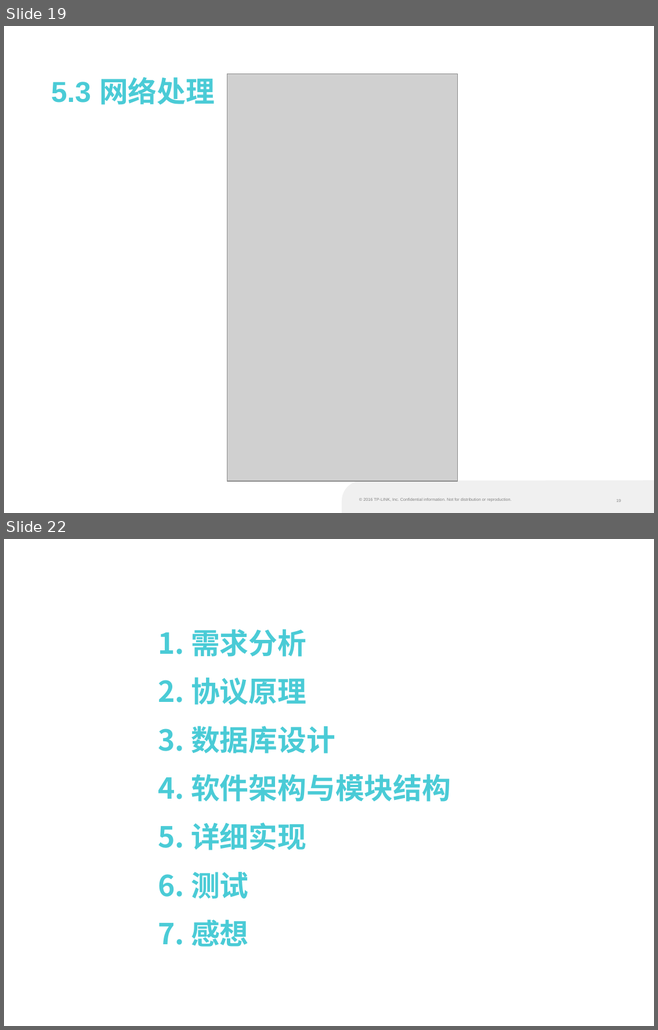
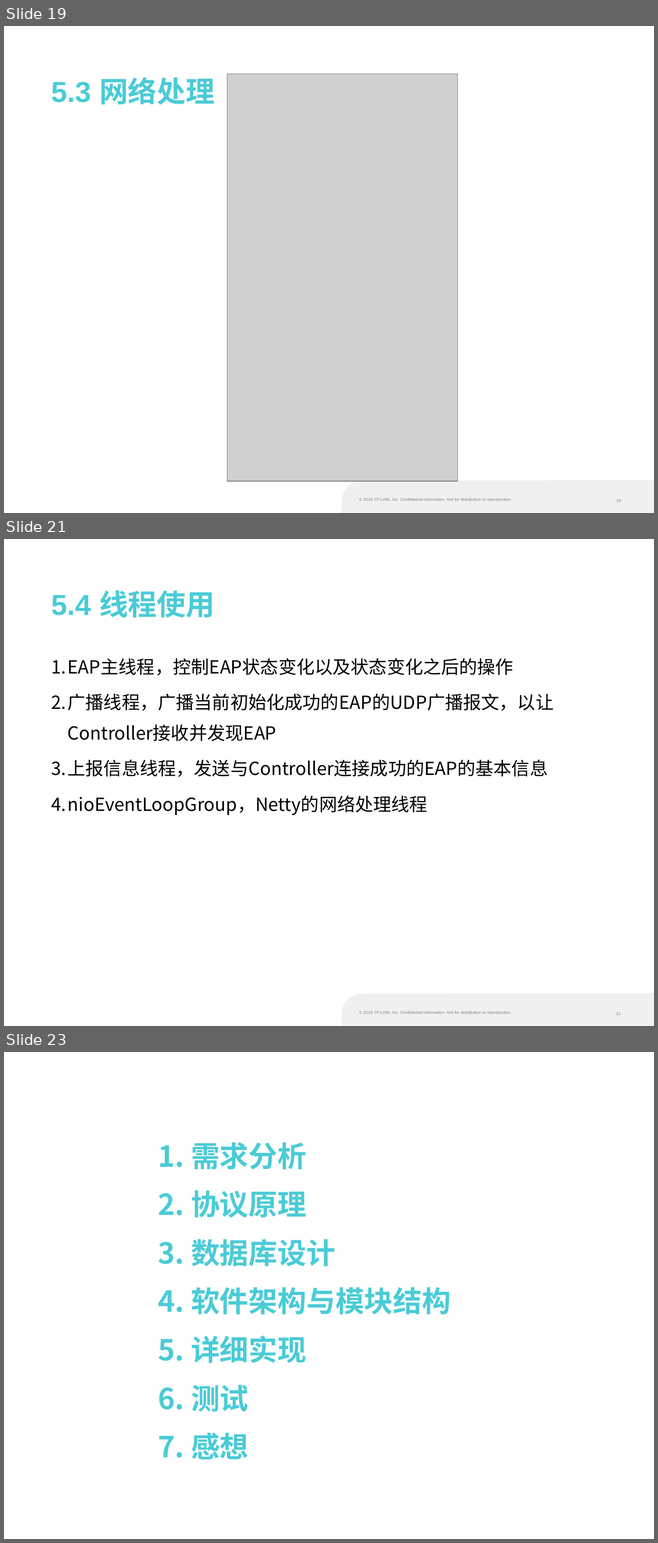
Before and after one commit to liufangri/eapsimulator, a slide deck: docs/W10582孙晓宇.pptx. Shown one above the other, each under a label of ours: slides 19 and 22 before the commit, slides 19, 21 and 23 after it; the slides between them are not shown. The pictures are 658x1030 and 658x1543 pixels, drawn with LibreOffice and Linux fonts; fonts in the diff are those of the drawing; grey boxes stand for pictures; background and template pictures are left out. Boxes give left, top, right and bottom in pixels: in the first picture for what was removed or moved away, otherwise in the second. Text is boxed around its words. In the diff, an @@ line names an element or a change of style, - is before the commit and + after.

```diff
--- a/docs/W10582孙晓宇.pptx
+++ b/docs/W10582孙晓宇.pptx
@@ slide 21 added at <box>4,539,654,1026</box>, background #FFFFFF; not listed: 3 template elements that a slide beside it also shows @@
@@ text added at <box>51,590,215,618</box>, 32 pt, text #4ACBD6, bold @@
+5.4 线程使用
@@ text added at <box>52,658,554,816</box>, 20 pt, text #000000 @@
+1. EAP主线程，控制EAP状态变化以及状态变化之后的操作
+2. 广播线程，广播当前初始化成功的EAP的UDP广播报文，以让Controller接收并发现EAP
+3. 上报信息线程，发送与Controller连接成功的EAP的基本信息
+4. nioEventLoopGroup，Netty的网络处理线程
@@ what was slide 22 is now slide 23 @@
```
Also in this commit, not shown: 7 slides changed, 1 other slide added.
